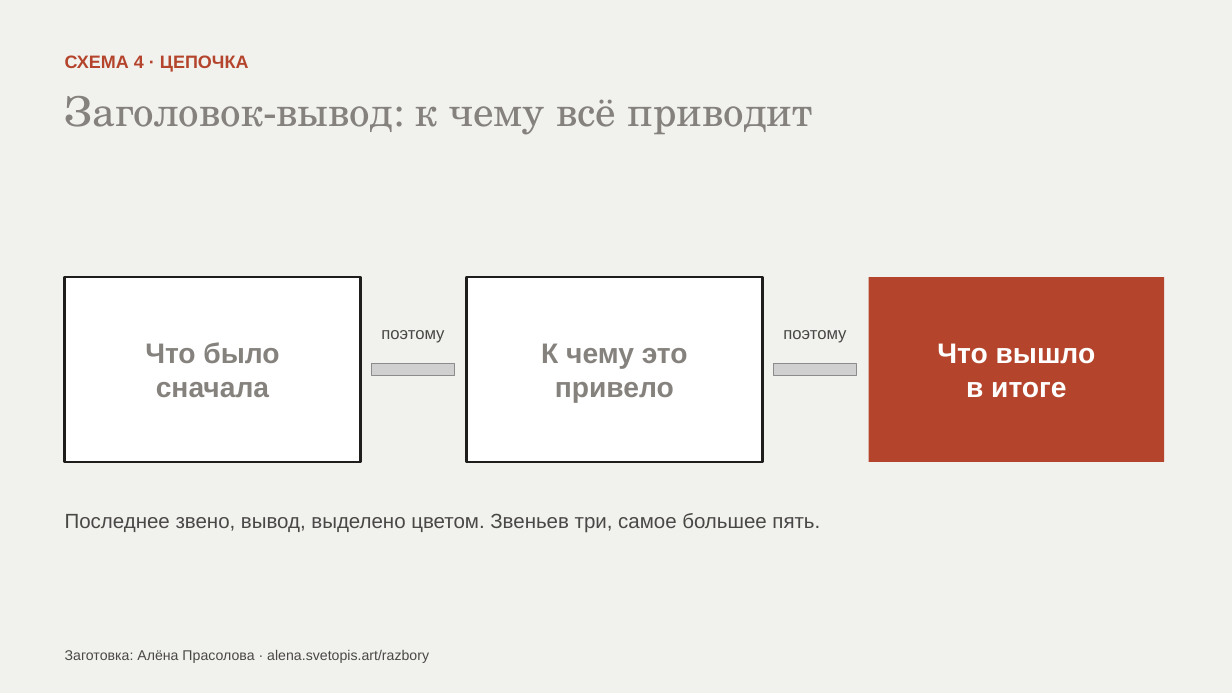
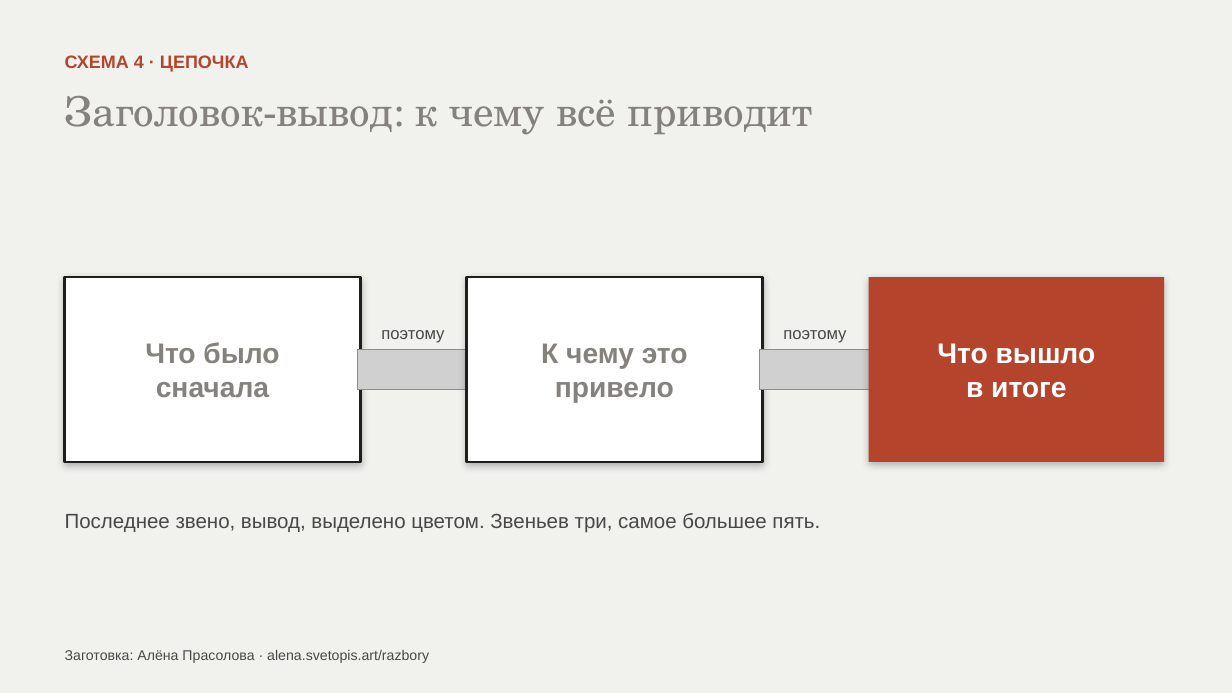
Before and after one commit to AlenaPrasol/vizitka-alena, a slide deck: slide 6 of razbory/5-shem-vmesto-abzaca/fayly/5-shem-vmesto-abzaca.pptx. Drawn at 1232x693 pixels with LibreOffice and Linux fonts; fonts in the diff are those of the drawing; grey boxes stand for pictures. Boxes give left, top, right and bottom in pixels: in the first picture for what was removed or moved away, otherwise in the second. Text is boxed around its words. In the diff, an @@ line names an element or a change of style, - is before the commit and + after.

```diff
--- a/razbory/5-shem-vmesto-abzaca/fayly/5-shem-vmesto-abzaca.pptx
+++ b/razbory/5-shem-vmesto-abzaca/fayly/5-shem-vmesto-abzaca.pptx
@@ shadow on in 3 elements at [65,277,360,462], [467,277,762,462], [869,277,1165,462] @@
@@ picture: place and size @@
-picture at [372,364,455,375]
+picture at [358,350,470,390]
@@ picture: place and size @@
-picture at [774,364,857,375]
+picture at [760,350,872,390]
```
Also in this commit, not shown: 3 other slides changed, 7 other files.
